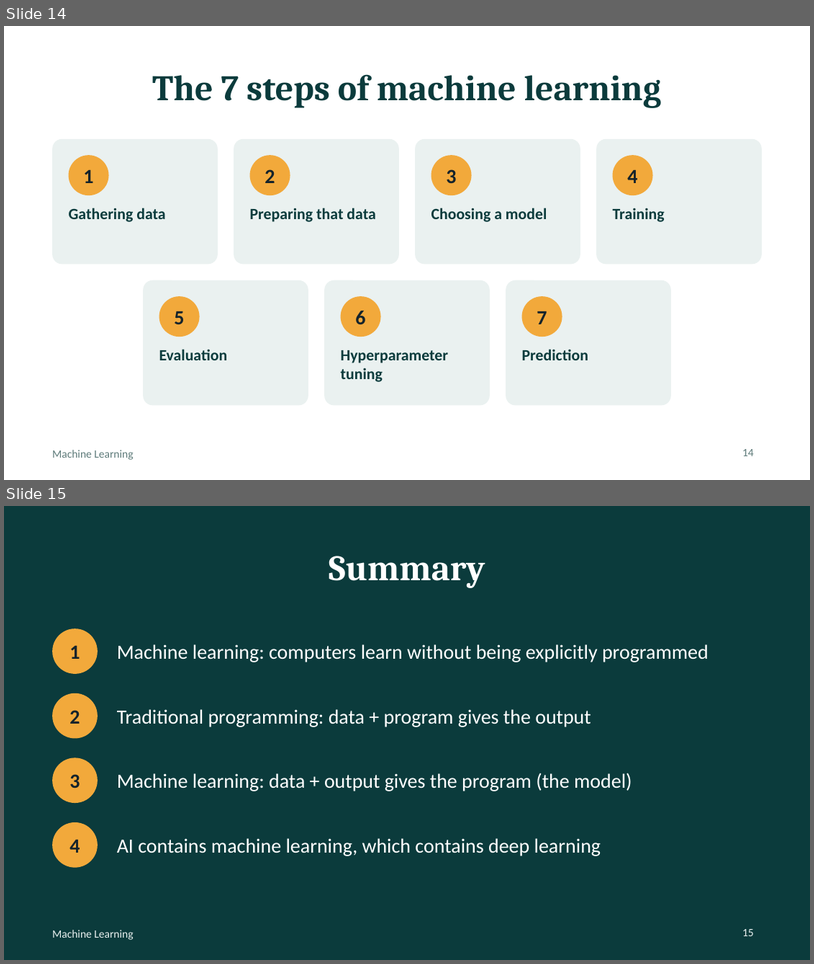
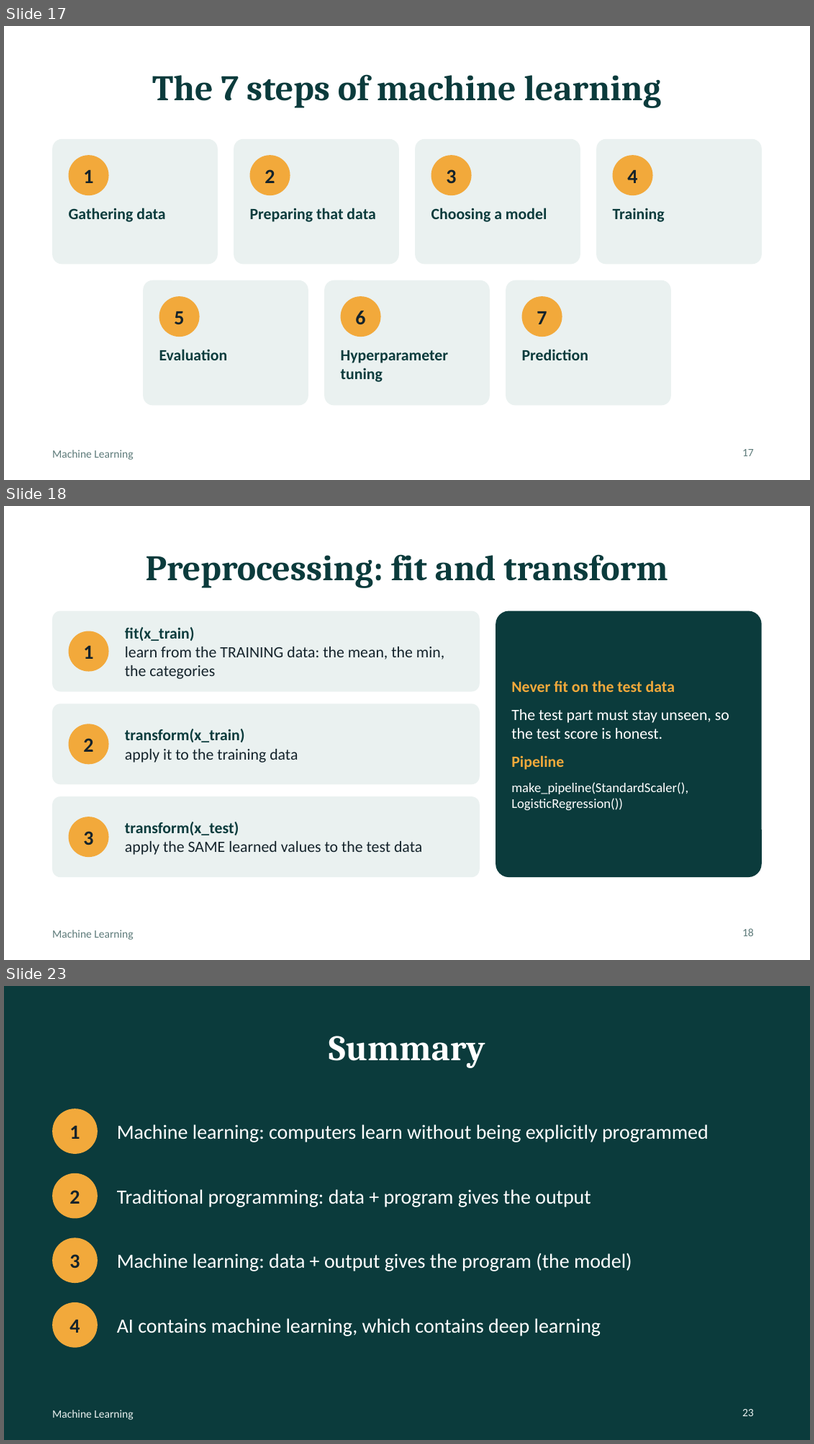
Before and after one commit to mgm-murali-ai/ai-learning, a slide deck: AI-Naresh-IT/notes/machine-learning/machine-learning.pptx. Shown one above the other, each under a label of ours: slides 14 and 15 before the commit, slides 17, 18 and 23 after it; the slides between them are not shown. The pictures are 814x964 and 814x1444 pixels, drawn with LibreOffice and Linux fonts; fonts in the diff are those of the drawing. Boxes give left, top, right and bottom in pixels: in the first picture for what was removed or moved away, otherwise in the second. Text is boxed around its words. In the diff, an @@ line names an element or a change of style, - is before the commit and + after.

Commit message:
machine learning doc updated

```diff
--- a/AI-Naresh-IT/notes/machine-learning/machine-learning.pptx
+++ b/AI-Naresh-IT/notes/machine-learning/machine-learning.pptx
@@ slide 18 added at box(4, 506, 810, 960), background #FFFFFF; not listed: 1 template element that a slide beside it also shows @@
@@ title added at box(146, 554, 668, 588), 32 pt, text #0B3B3C, bold @@
+Preprocessing: fit and transform
@@ rounded rectangle added at box(52, 611, 480, 692), fill #EAF1F0 @@
@@ rounded rectangle added at box(496, 611, 762, 877), fill #0B3B3C, 14 pt, text #FFFFFF @@
+Never fit on the test data
+The test part must stay unseen, so the test score is honest.
+Pipeline
+make_pipeline(StandardScaler(), LogisticRegression())
@@ ellipse added at box(69, 631, 109, 672), fill #F2A93B, 18 pt, text #14232B, bold @@
+1
@@ text added at box(125, 627, 445, 679), 14 pt, text #14232B @@
+fit(x_train)
+learn from the TRAINING data: the mean, the min, the categories
@@ rounded rectangle added at box(52, 703, 480, 784), fill #EAF1F0 @@
@@ ellipse added at box(69, 723, 109, 764), fill #F2A93B, 18 pt, text #14232B, bold @@
+2
@@ text added at box(125, 728, 298, 762), 14 pt, text #14232B @@
+transform(x_train)
+apply it to the training data
@@ rounded rectangle added at box(52, 796, 480, 877), fill #EAF1F0 @@
@@ ellipse added at box(69, 816, 109, 857), fill #F2A93B, 18 pt, text #14232B, bold @@
+3
@@ text added at box(125, 821, 422, 854), 14 pt, text #14232B @@
+transform(x_test)
+apply the SAME learned values to the test data
@@ page number added at box(743, 928, 754, 936), 10 pt, text #5E7B7A @@
+18
@@ what was slide 14 is now slide 17 @@
@@ page number at box(743, 449, 754, 456): text changed @@
-14
+17
@@ what was slide 15 is now slide 23 @@
@@ page number at box(743, 1409, 754, 1416): text changed @@
-15
+23
```
Also in this commit, not shown: 1 slide changed, 7 other slides added, 3 other files.
